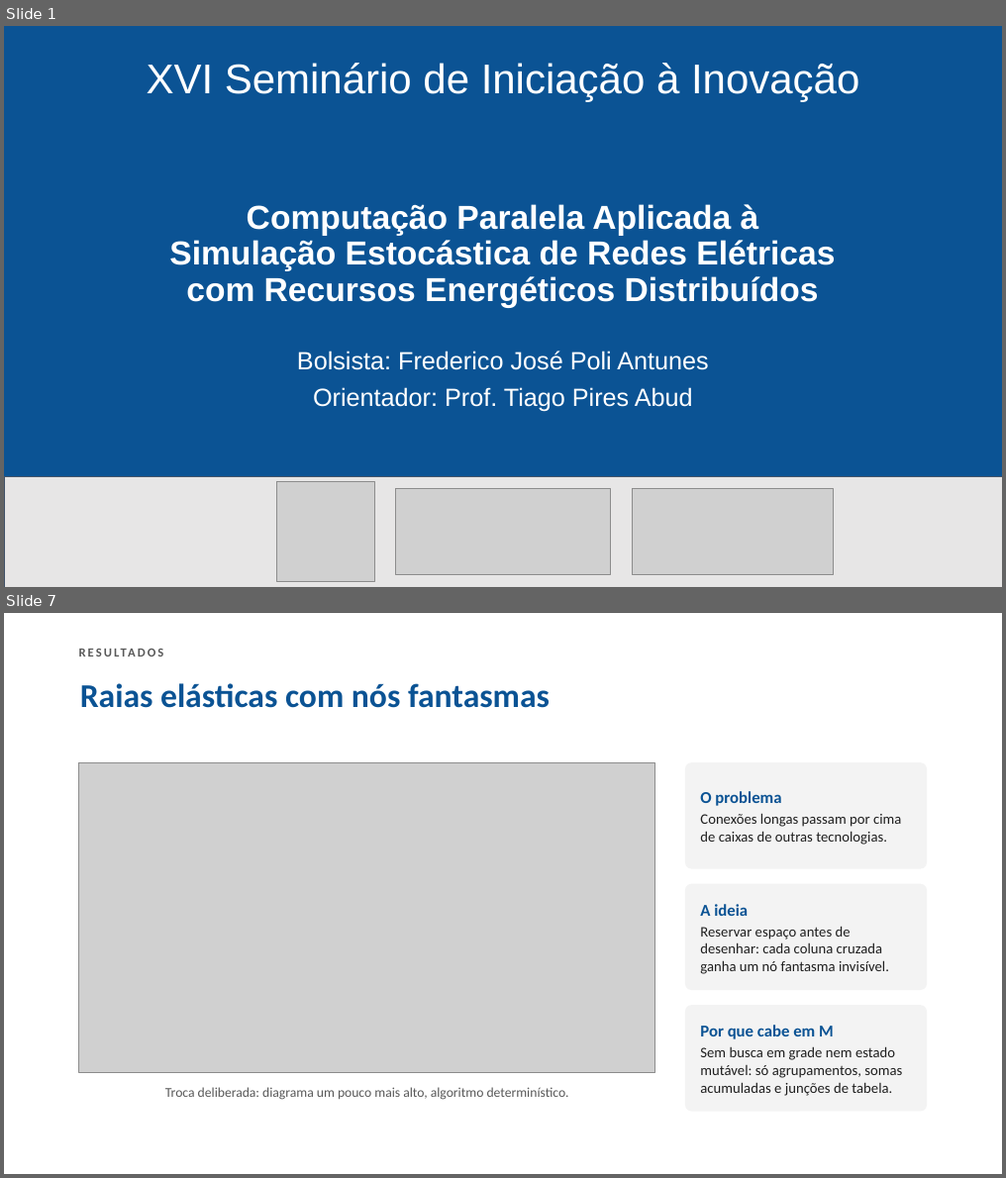
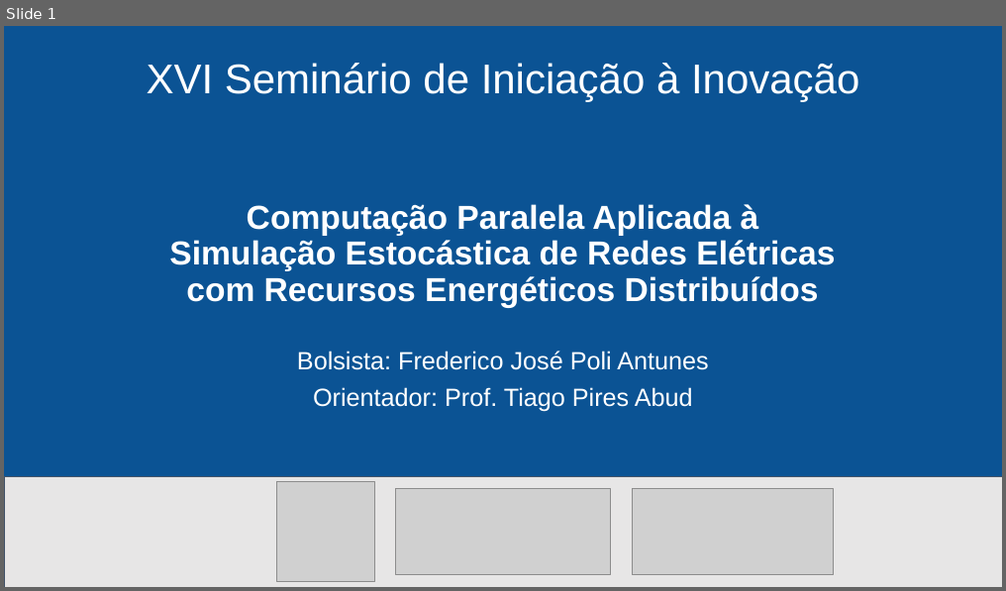
Before and after one commit to Freddieij/DDFE, a slide deck: Apresentacao/Apresentacao_XVI_Seminario_PIBITI.pptx. Shown one above the other, each under a label of ours: slides 1 and 7 before the commit, slide 1 after it; the slides between them are not shown. The pictures are 1006x1178 and 1006x591 pixels, drawn with LibreOffice and Linux fonts; fonts in the diff are those of the drawing; grey boxes stand for pictures. Boxes give left, top, right and bottom in pixels: in the first picture for what was removed or moved away, otherwise in the second. Text is boxed around its words. In the diff, an @@ line names an element or a change of style, - is before the commit and + after.

```diff
--- a/Apresentacao/Apresentacao_XVI_Seminario_PIBITI.pptx
+++ b/Apresentacao/Apresentacao_XVI_Seminario_PIBITI.pptx
@@ slide 7 removed at bbox=[4, 613, 1002, 1174], background #FFFFFF @@
@@ text removed at bbox=[79, 645, 528, 666] @@
-RESULTADOS
@@ title removed at bbox=[80, 683, 549, 708] @@
-Raias elásticas com nós fantasmas
@@ picture removed at bbox=[79, 762, 655, 1072] @@
@@ rounded rectangle removed at bbox=[685, 762, 927, 869] @@
-O problema
-Conexões longas passam por cima de caixas de outras tecnologias.
@@ rounded rectangle removed at bbox=[685, 884, 927, 990] @@
-A ideia
-Reservar espaço antes de desenhar: cada coluna cruzada ganha um nó fantasma invisível.
@@ rounded rectangle removed at bbox=[685, 1005, 927, 1112] @@
-Por que cabe em M
-Sem busca em grade nem estado mutável: só agrupamentos, somas acumuladas e junções de tabela.
@@ text removed at bbox=[165, 1087, 569, 1100] @@
-Troca deliberada: diagrama um pouco mais alto, algoritmo determinístico.
```
Also in this commit, not shown: 8 slides changed, 3 slides added, 2 other slides removed, 2 other files.
